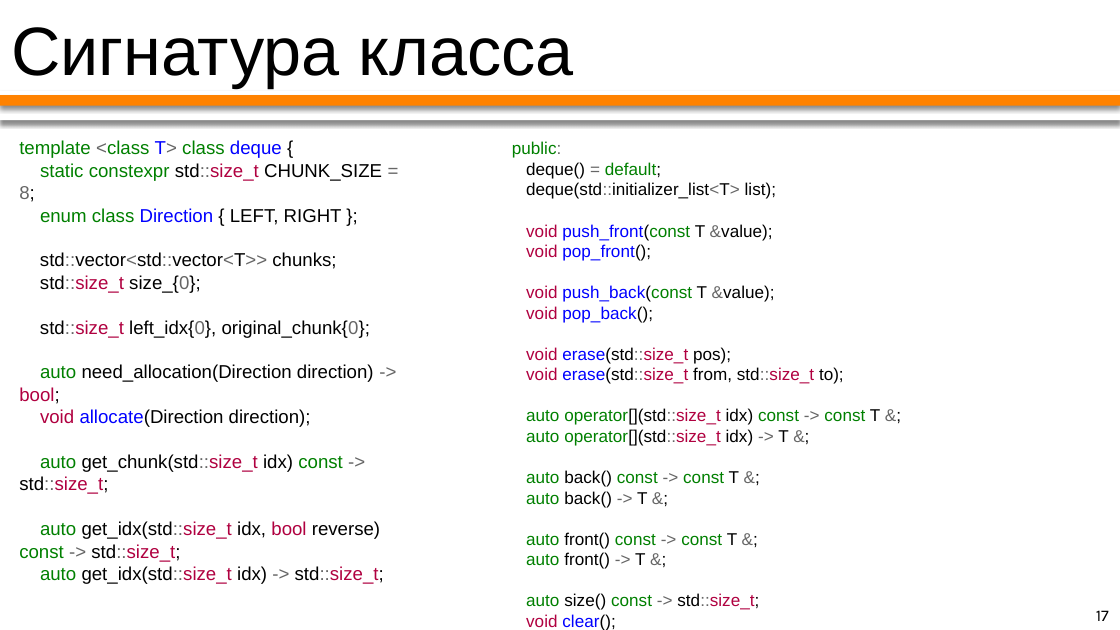
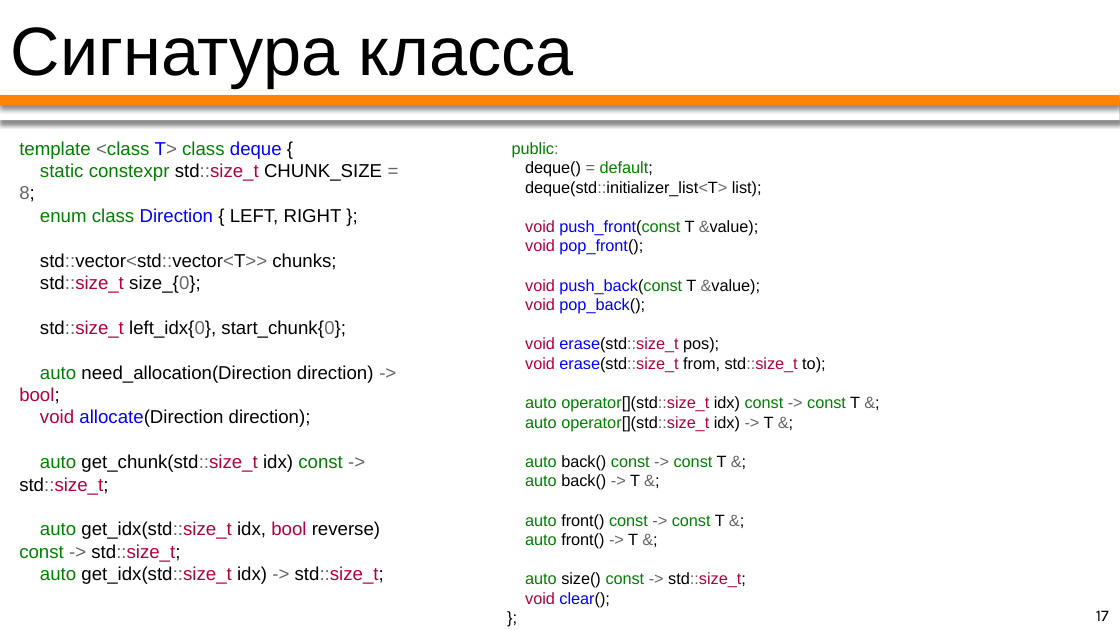
Before and after one commit to PatriotRossii/ducktalks_0, a slide deck: slide 17 of deque/appendix/deque. Устройство и реализация.pptx. Drawn at 1120x630 pixels with LibreOffice and Linux fonts; fonts in the diff are those of the drawing. Boxes give left, top, right and bottom in pixels: in the first picture for what was removed or moved away, otherwise in the second. Text is boxed around its words. In the diff, an @@ line names an element or a change of style, - is before the commit and + after.

```diff
--- a/deque/appendix/deque. Устройство и реализация.pptx
+++ b/deque/appendix/deque. Устройство и реализация.pptx
@@ text "public:" at [512, 142, 860, 608]: size 11 to 10.5 pt @@
@@ text at [40, 320, 346, 338]: text changed @@
-std::size_t left_idx{0}, original_chunk{0};
+std::size_t left_idx{0}, start_chunk{0};
```
Also in this commit, not shown: 2 other slides changed, 1 other file.
